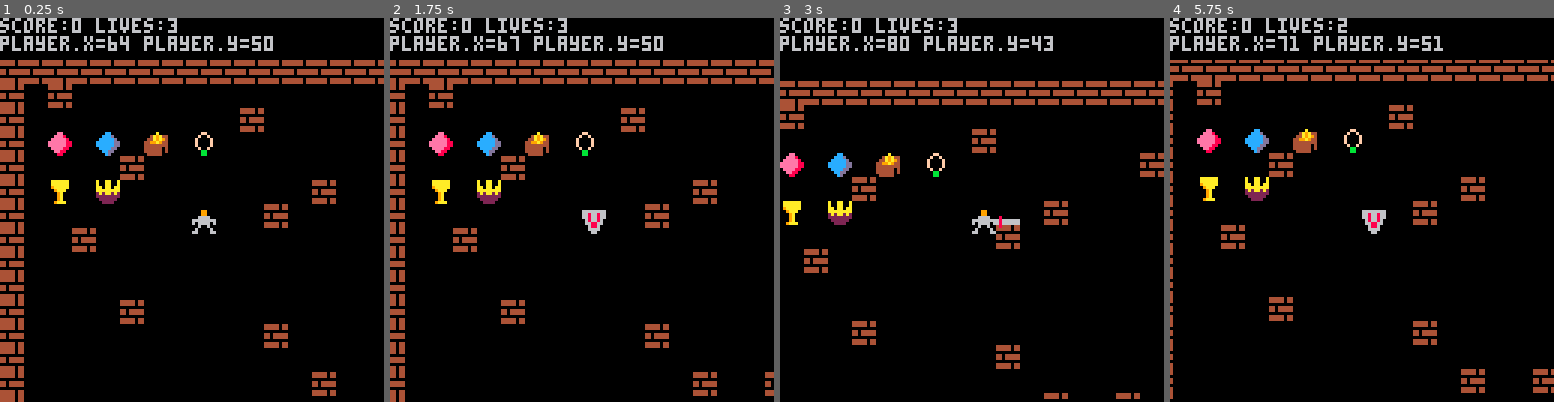
Above: before the commit, frames 1-4 (left to right).
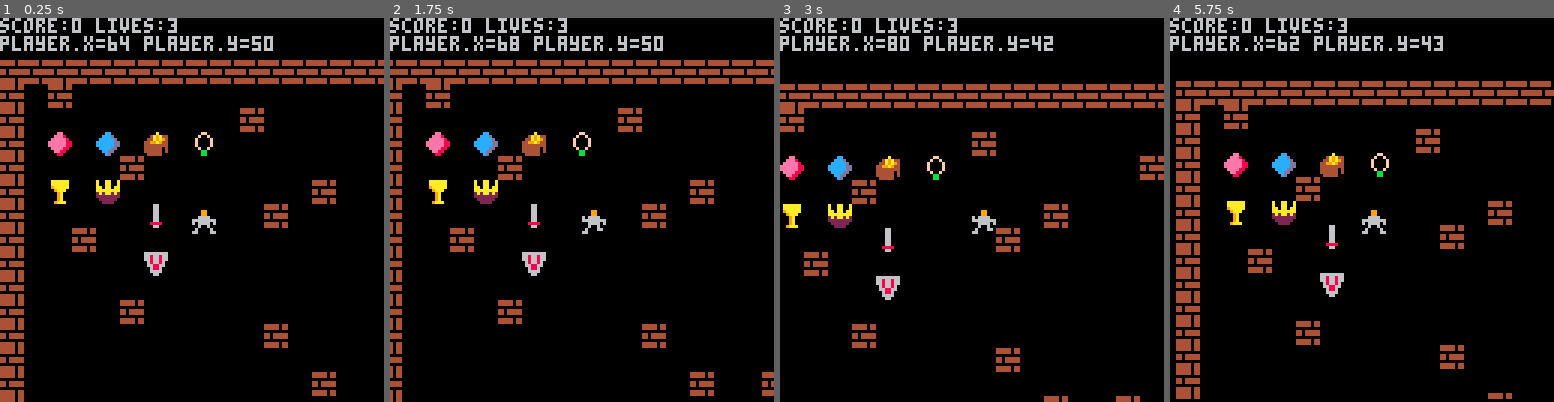
Above: after the commit, the same moments.

Repository: HNE74/pico8
Game: PICO-8 cartridge dtreasure/dtreasure.p8
The game is run twice, just before and just after one commit, with the same random seed, the same clock (stepped at 60 frames per second) and the same inputs.
Inputs:
- Up to frame 1 (0.25 s): no input
- Up to frame 2 (1.75 s): tap X (X key) at 0.33, 1.07 s; tap O (Z key) at 0.7, 1.7 s; hold Right from 1.6 s (still down)
- Up to frame 3 (3 s): tap X (X key) at 1.85, 2.97 s; release Right at 2.1 s; tap O (Z key) at 2.1, 2.5, 2.9 s; hold Up 2.15-2.42 s; hold Right from 2.47 s (still down)
- Up to frame 4 (5.75 s): release Right at 3.03 s; hold Left 3.08-3.58 s; tap O (Z key) every 0.4 s from 3.3 to 5.7 s; hold Down 3.63-3.97 s; hold Right 4.02-4.68 s; tap X (X key) at 4.08, 5.2 s; hold Up 4.73-5.03 s; hold Left 5.08-5.68 s; hold Down from 5.73 s (still down)

The runs differ from the first frame. In frame 1, 0.4% of the frame differs, in the area x 37-44%, y 48-68%; in frame 2, 5.4%; in frame 3, 7.8%; in frame 4, 19%, in the area x 0-100%, y 1-100%.

Commit message:
sword, shield items to take

Diff:
--- a/dtreasure/dtreasure.p8
+++ b/dtreasure/dtreasure.p8
@@ -8,9 +8,9 @@
 world[4 ]={1,0,2,0,3,0,4,0,5,0,0,0,0,0,0,0,0,1,0,0,1 }
 world[5 ]={1,0,0,0,0,1,0,0,0,0,0,0,0,0,0,0,0,0,0,0,1 }
 world[6 ]={1,0,6,0,7,0,0,0,0,0,0,0,0,1,0,0,0,0,0,0,1 }
-world[7 ]={1,0,0,0,0,0,0,0,0,0,0,1,0,0,0,0,0,0,0,0,1 }
+world[7 ]={1,0,0,0,0,0,8,0,0,0,0,1,0,0,0,0,0,0,0,0,1 }
 world[8 ]={1,0,0,1,0,0,0,0,0,0,0,0,0,0,0,0,0,0,0,0,1 }
-world[9 ]={1,0,0,0,0,0,0,0,0,0,0,0,0,0,0,0,0,0,0,0,1 }
+world[9 ]={1,0,0,0,0,0,9,0,0,0,0,0,0,0,0,0,0,0,0,0,1 }
 world[10]={1,0,0,0,0,0,0,0,0,0,0,0,0,0,0,0,0,0,0,0,1 }
 world[11]={1,0,0,0,0,1,0,0,0,0,0,0,0,0,0,0,0,0,0,0,1 }
 world[12]={1,0,0,0,0,0,0,0,0,0,0,1,0,0,0,0,0,0,0,0,1 }
@@ -74,9 +74,11 @@
   player.sprite=player.minsprite
   player.aframe=3
   player.fcount=0
+  player.hassword=false
   player.sword=nil
   player.swordpos=0
   player.sowrdrawn=false
+  player.hasshield=false
   player.shieldsprite=28
   player.shielddrawn=false
 end
@@ -269,6 +271,10 @@
     return 8
   elseif world[y][x]==7 then
     return 9
+  elseif world[y][x]==8 then
+    return 27
+  elseif world[y][x]==9 then
+    return 28
   end
 end
 
@@ -296,14 +302,15 @@
     player.swordpos=2
   end
 
-  if b4 then
+  if b4 and player.hasshield then
     player.shielddrawn=true
     xd,yd=0,0
   else
     player.shielddrawn=false
   end
 
-  if not b4 and b5 and game.state==game.states["run"] then
+  if player.hassword and
+     not b4 and b5 and game.state==game.states["run"] then
     player.sword=create_sword(player.swordpos)
     if not player.sworddrawn then
       check_dragon_hit()
@@ -388,7 +395,7 @@
     player.xp-=xd
     player.yp-=yd
   else
-    if tilecol~=nil and tilecol.value>=2 and tilecol.value<=7 then
+    if tilecol~=nil and tilecol.value>=2 and tilecol.value<=9 then
       take_item(tilecol)
     end
 
@@ -415,7 +422,12 @@
     game.score+=50
   elseif tile.value==7 then
     game.score+=100
-  end
+  elseif tile.value==8 then
+    player.hassword=true
+  elseif tile.value==9 then
+    player.hasshield=true
+  end
+
   tile.value=0
   tile.sprite=nil
 end
